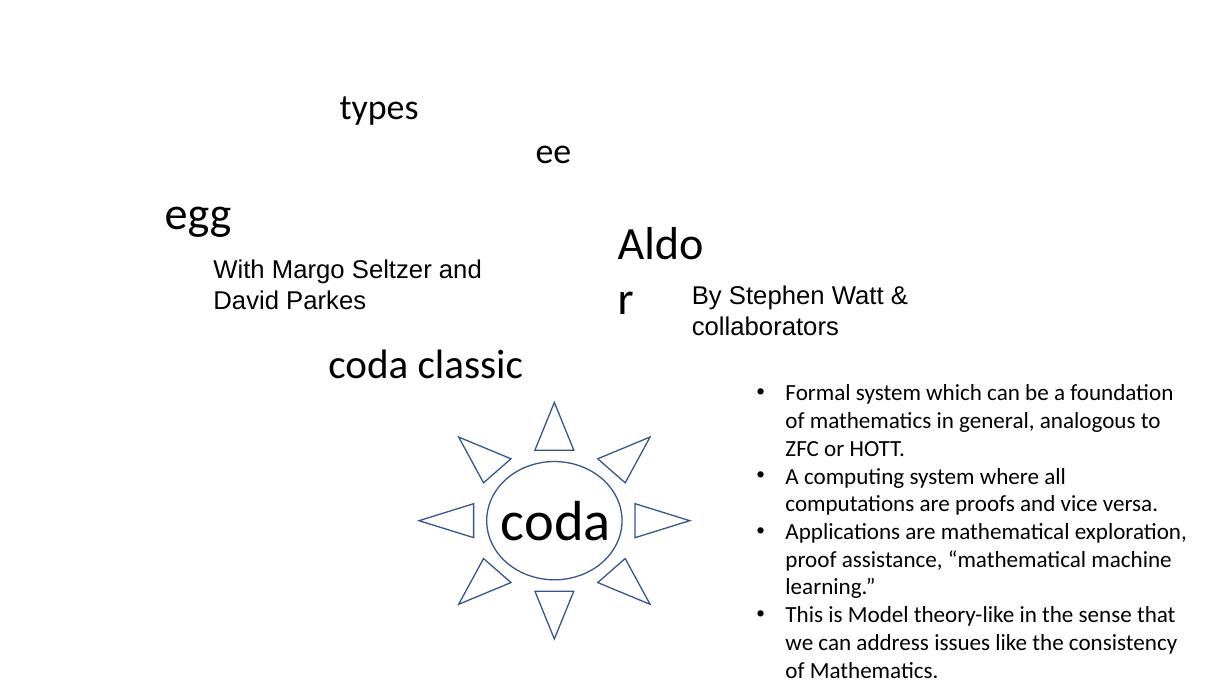
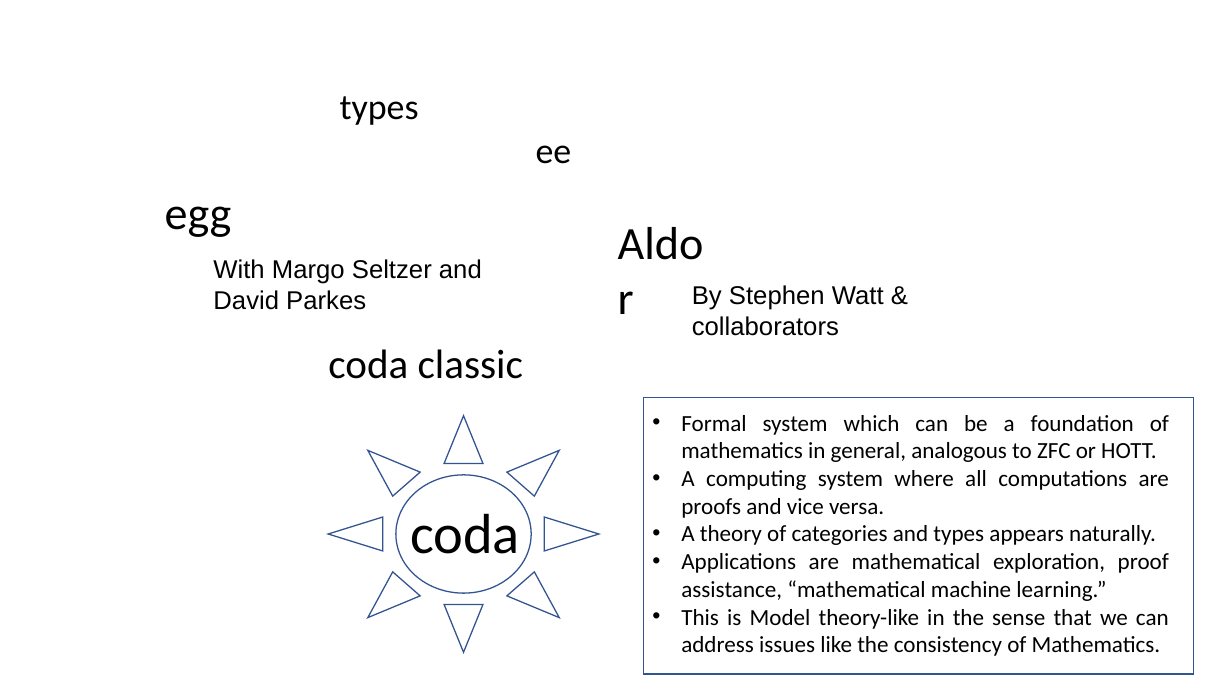
Before and after one commit to Saul-Youssef/coda, a slide deck: slide 3 of doc/talk/coda.pptx. Drawn at 1232x693 pixels with LibreOffice and Linux fonts; fonts in the diff are those of the drawing. Boxes give left, top, right and bottom in pixels: in the first picture for what was removed or moved away, otherwise in the second. Text is boxed around its words. In the diff, an @@ line names an element or a change of style, - is before the commit and + after.

```diff
--- a/doc/talk/coda.pptx
+++ b/doc/talk/coda.pptx
@@ sun: place and size @@
-sun at <box>420,403,690,640</box>
+sun at <box>328,416,599,653</box>
@@ text "Formal system which can be ...": place and size @@
-text "Formal system which can be ..." at <box>785,384,1187,678</box>
+text "Formal system which can be ..." at <box>681,415,1169,656</box>
@@ rectangle added at <box>643,398,1193,675</box>, outline #325491 1 pt @@
@@ text at <box>681,415,1169,656</box>: alignment left to justified @@
@@ text "coda": place and size @@
-text "coda" at <box>501,500,611,554</box>
+text "coda" at <box>410,513,520,567</box>
@@ text at <box>681,525,1156,545</box>: paragraph added @@
+• A theory of categories and types appears naturally.
```
